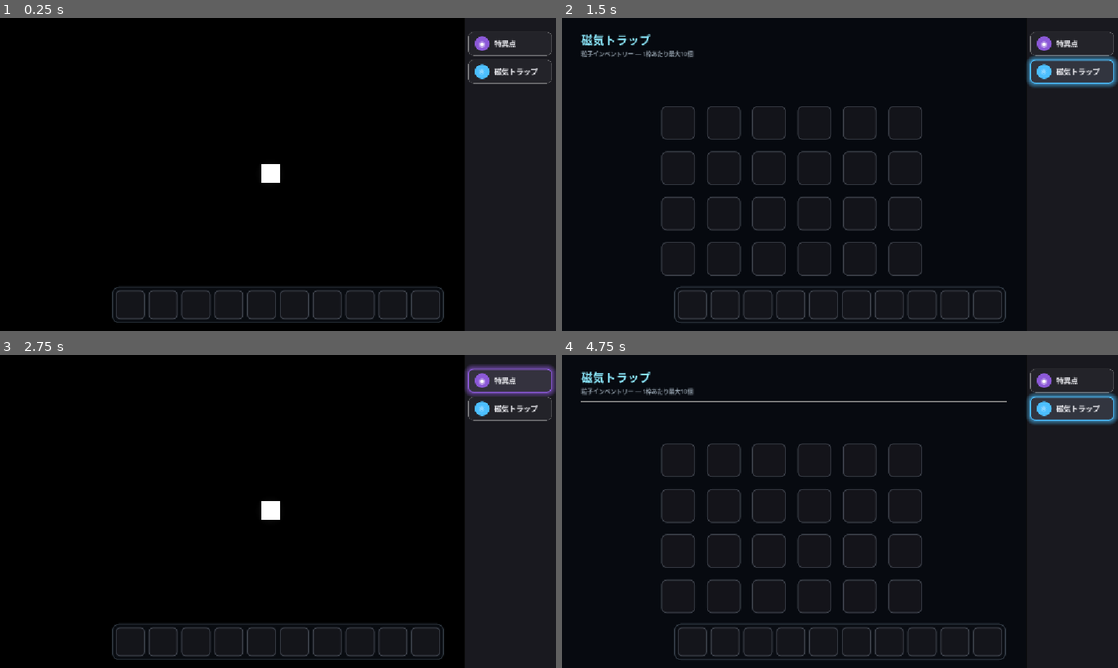
Above: before the commit, frames 1-4 (two rows, left to right).
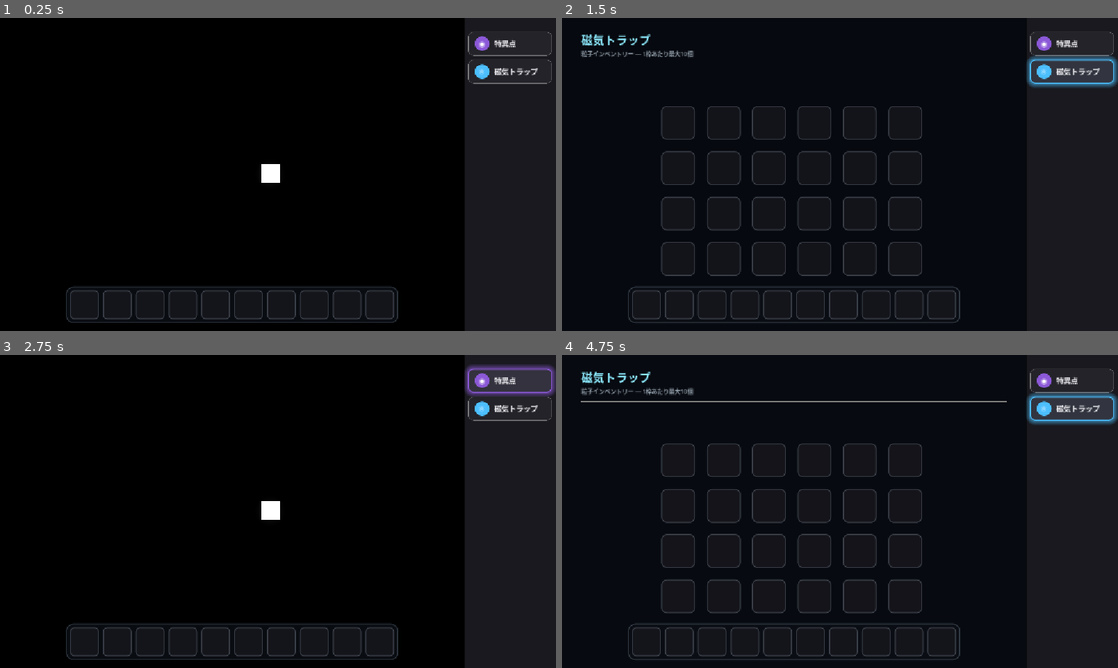
Above: after the commit, the same moments.

Repository: inari080/InariRevolution
Game: Godot game, scene res://main.tscn
Same seed, same stepped clock (60 frames per second), same inputs: the game is played once before the commit and once after it.
Inputs (mouse positions are in pixels of both pictures, inside the frame that each line leads up to):
- Up to frame 1 (0.25 s): no input
- Up to frame 2 (1.5 s): click (1073, 43) at 0.5 s; click (1073, 71) at 1.25 s
- Up to frame 3 (2.75 s): click (511, 380) at 2 s
- Up to frame 4 (4.75 s): click (1073, 408) at 2.75 s; click (1073, 380) at 3.5 s; click (1073, 408) at 4.25 s

The runs differ from the first frame. In frame 1, 2.2% of the frame differs, in the area x 11-80%, y 86-98%; in frame 2, 1.1%; in frame 3, 2.2%; in frame 4, 1.1%.

Commit message:
インベントリーバーを少し左に調整

Diff:
--- a/inventory_bar.gd
+++ b/inventory_bar.gd
@@ -176,10 +176,15 @@
 	if not bar_panel:
 		return
 	var vp_size: Vector2 = get_viewport_rect().size
+
+	# 左にずらすピクセル数（好みに合わせて数値を調整してください）
+	var offset_left: float = 95.0
+
 	bar_panel.position = Vector2(
-		(vp_size.x - bar_panel.size.x) / 2.0,
+		((vp_size.x - bar_panel.size.x) / 2.0) - offset_left, # ここで引き算する
 		vp_size.y - bar_panel.size.y - BAR_BOTTOM_MARGIN
 	)
+
 
 # 空きスロットに1個追加する。成功したらtrue、満杯ならfalseを返す。
 func add_item(type_name: String) -> bool:
